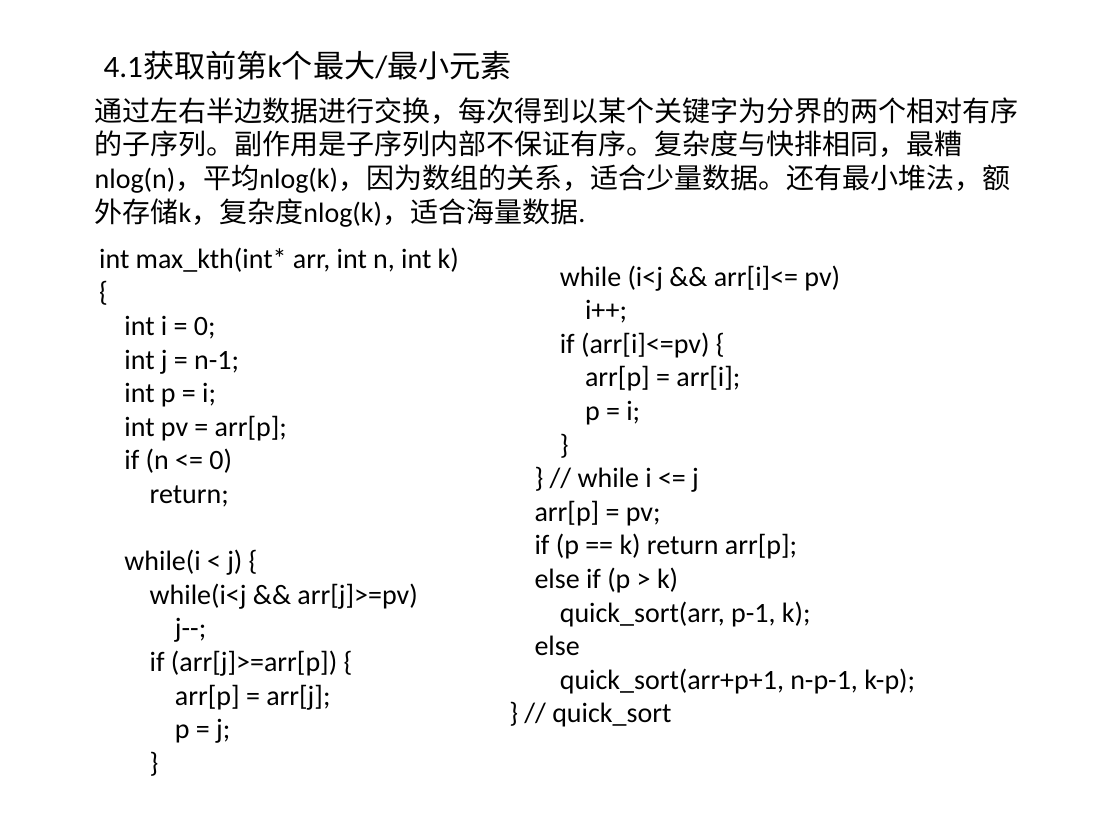
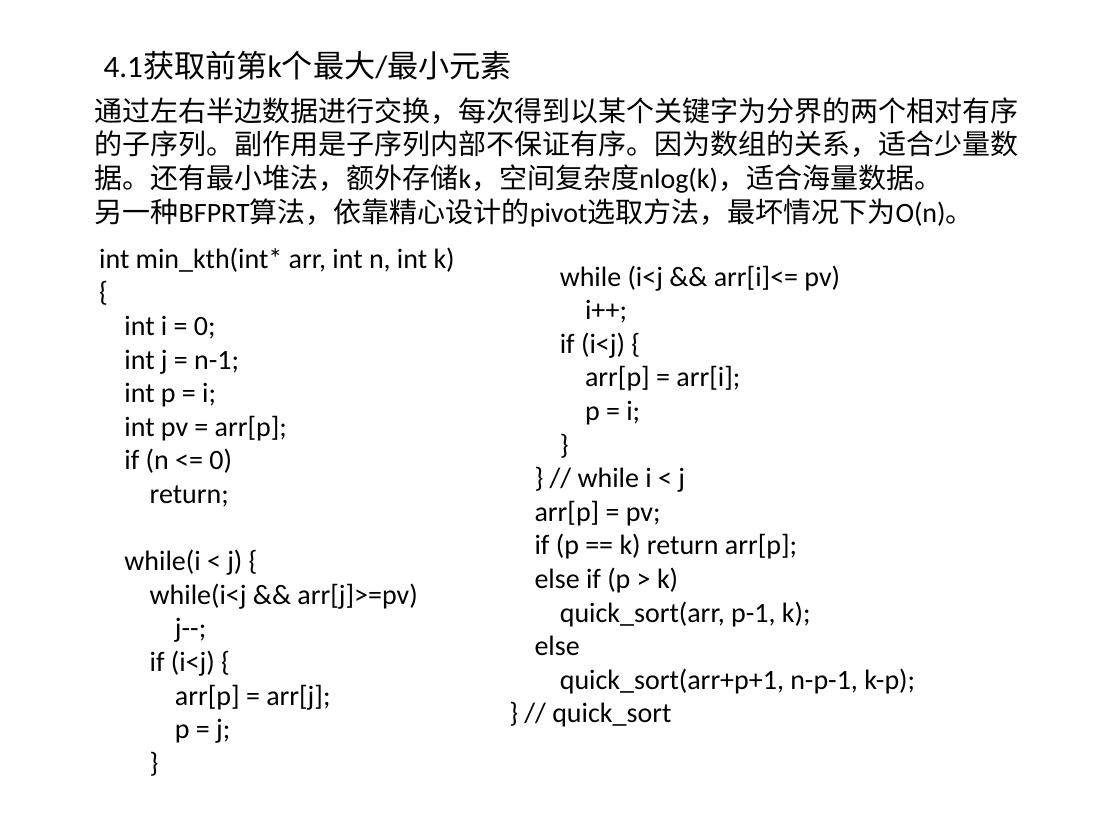
Before and after one commit to willkk/go, a slide deck: slide 6 of algos_summary.pptx. Drawn at 1120x840 pixels with LibreOffice and Linux fonts; fonts in the diff are those of the drawing. Boxes give left, top, right and bottom in pixels: in the first picture for what was removed or moved away, otherwise in the second. Text is boxed around its words. In the diff, an @@ line names an element or a change of style, - is before the commit and + after.

```diff
--- a/algos_summary.pptx
+++ b/algos_summary.pptx
@@ text at [95,97,1019,227]: text changed @@
-通过左右半边数据进行交换，每次得到以某个关键字为分界的两个相对有序的子序列。副作用是子序列内部不保证有序。复杂度与快排相同，最糟nlog(n)，平均nlog(k)，因为数组的关系，适合少量数据。还有最小堆法，额外存储k，复杂度nlog(k)，适合海量数据.
+通过左右半边数据进行交换，每次得到以某个关键字为分界的两个相对有序的子序列。副作用是子序列内部不保证有序。因为数组的关系，适合少量数据。还有最小堆法，额外存储k，空间复杂度nlog(k)，适合海量数据。
+另一种BFPRT算法，依靠精心设计的pivot选取方法，最坏情况下为O(n)。
@@ text at [99,247,455,272]: text changed @@
-int max_kth(int* arr, int n, int k)
+int min_kth(int* arr, int n, int k)
@@ text at [560,332,625,358]: text changed @@
-if (arr[i]<=pv) {
+if (i<j) {
@@ text at [578,467,685,492]: text changed @@
-} // while i <= j
+} // while i < j
@@ text at [150,650,215,676]: text changed @@
-if (arr[j]>=arr[p]) {
+if (i<j) {
```
Also in this commit, not shown: 4 other slides changed, 1 other file.
